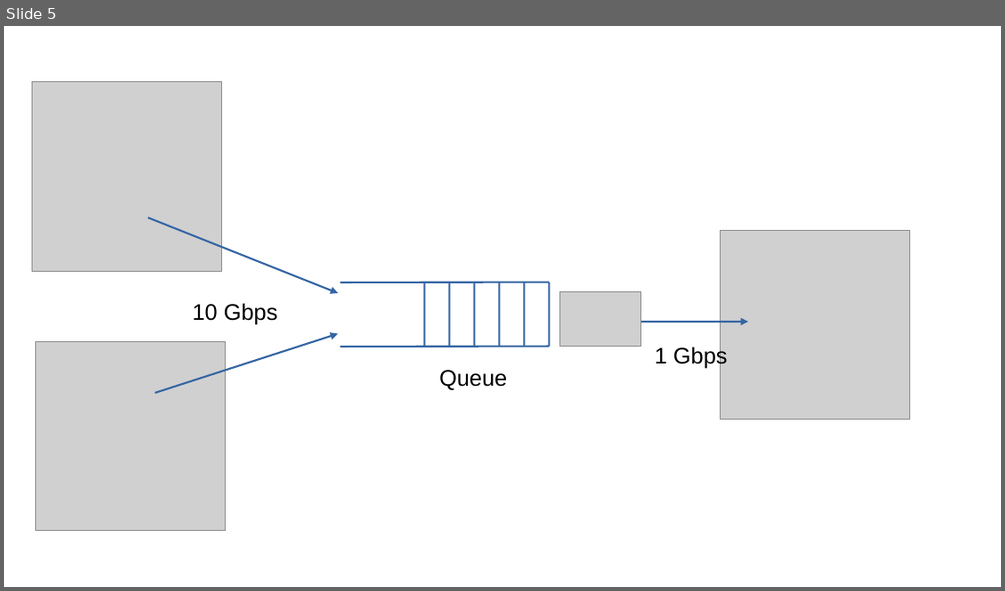
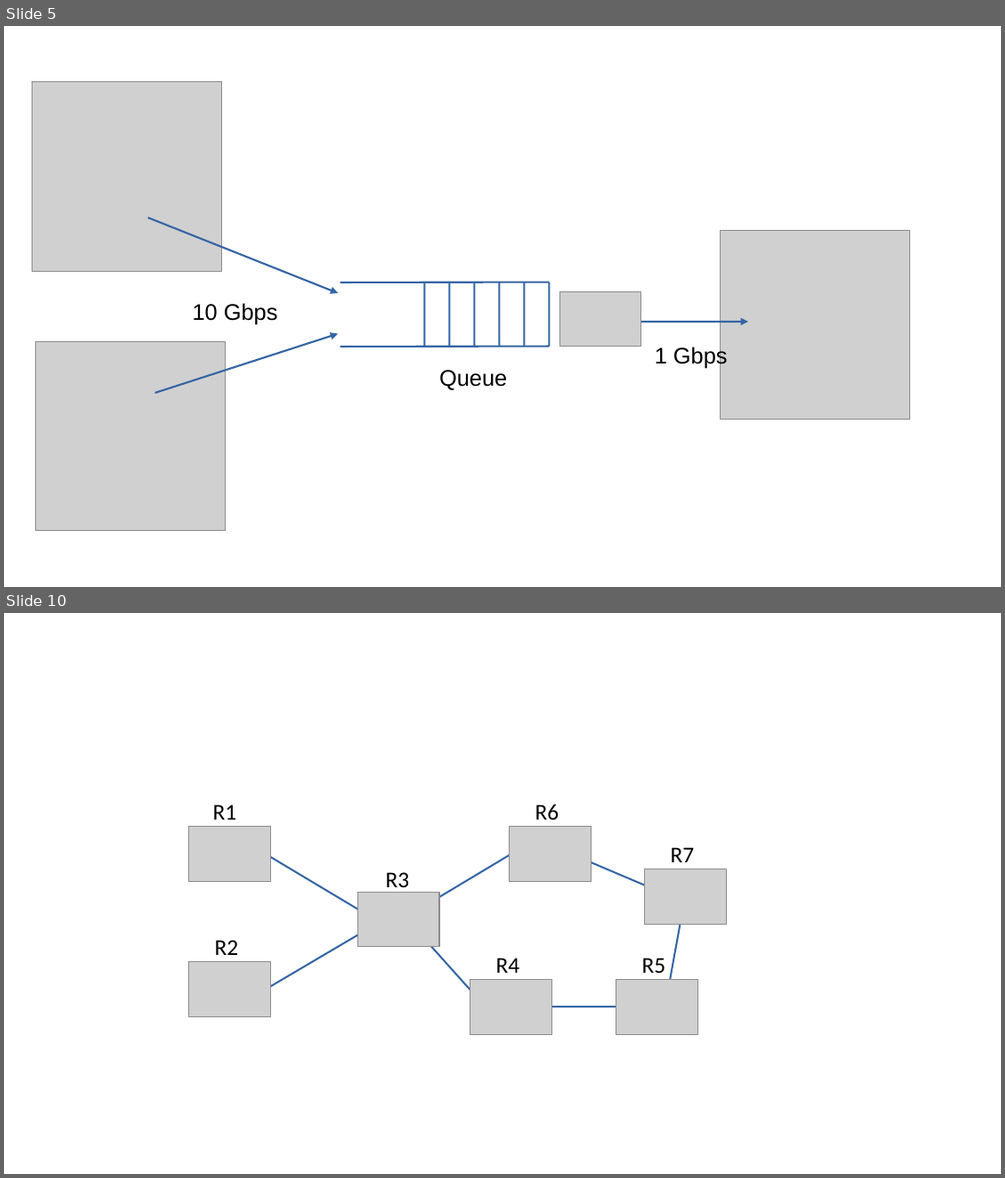
Before and after one commit to SystemsApproach/7E, a slide deck: capacity/figures/capacity.odp. Shown one above the other, each under a label of ours: slide 5 before the commit, slides 5 and 10 after it; the slides between them are not shown. The pictures are 1005x591 and 1005x1178 pixels, drawn with LibreOffice and Linux fonts; fonts in the diff are those of the drawing; grey boxes stand for pictures. Boxes give left, top, right and bottom in pixels: in the first picture for what was removed or moved away, otherwise in the second. Text is boxed around its words. In the diff, an @@ line names an element or a change of style, - is before the commit and + after.

```diff
--- a/capacity/figures/capacity.odp
+++ b/capacity/figures/capacity.odp
@@ slide 10 added at [4, 613, 1001, 1174], background #FFFFFF @@
@@ text added at [213, 804, 237, 819], 18 pt, text #000000 @@
+R1
@@ text added at [535, 804, 559, 820], 18 pt, text #000000 @@
+R6
@@ picture added at [189, 827, 271, 882] @@
@@ line added from (264, 852) to (365, 913), #3465A4 1.45 pt @@
@@ picture added at [510, 827, 591, 882] @@
@@ text added at [671, 847, 695, 862], 18 pt, text #000000 @@
+R7
@@ text added at [386, 872, 410, 893], 18 pt, text #000000 @@
+R3
@@ line added from (434, 900) to (510, 854), #3465A4 1.45 pt @@
@@ line added from (582, 858) to (654, 889), #3465A4 1.45 pt @@
@@ picture added at [646, 869, 727, 925] @@
@@ picture added at [357, 892, 439, 947] @@
@@ line added from (271, 987) to (365, 932), #3465A4 1.45 pt @@
@@ line added from (670, 983) to (681, 919), #3465A4 1.45 pt @@
@@ text added at [215, 940, 239, 955], 18 pt, text #000000 @@
+R2
@@ line added from (426, 940) to (480, 1000), #3465A4 1.45 pt @@
@@ text added at [496, 957, 520, 973], 18 pt, text #000000 @@
+R4
@@ text added at [642, 957, 666, 973], 18 pt, text #000000 @@
+R5
@@ picture added at [189, 961, 271, 1016] @@
@@ picture added at [470, 980, 552, 1035] @@
@@ picture added at [616, 980, 698, 1035] @@
@@ line added from (545, 1006) to (616, 1006), #3465A4 1.45 pt @@
```
Also in this commit, not shown: 4 other slides added, 29 other files.
